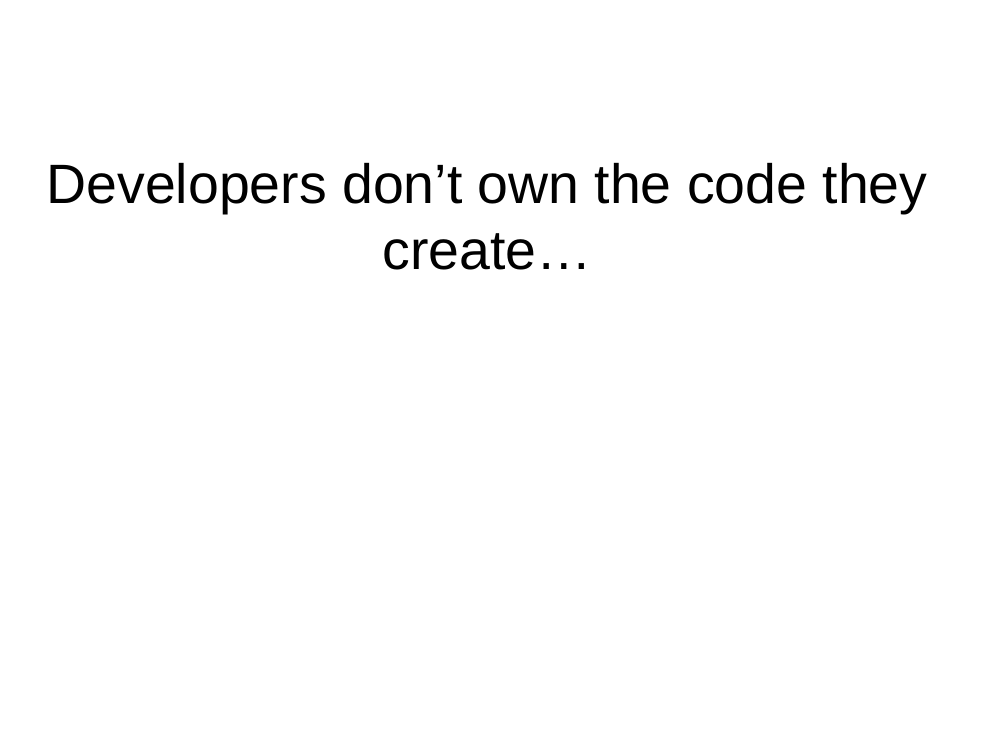
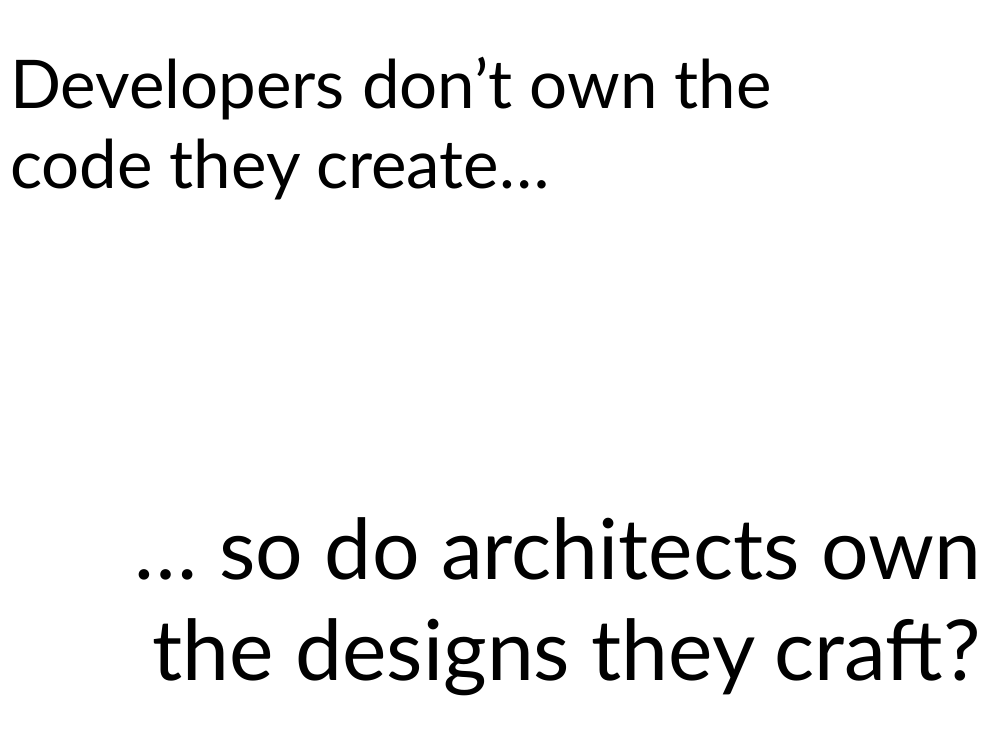
Before and after one commit to bsatrom/StrategicDesignPaper, a slide deck: slide 18 of ITARC Austin/Keeping Architectures Relevant.pptx (slide 44 before the commit). Drawn at 1008x756 pixels with LibreOffice and Linux fonts; fonts in the diff are those of the drawing. Boxes give left, top, right and bottom in pixels: in the first picture for what was removed or moved away, otherwise in the second. Text is boxed around its words. In the diff, an @@ line names an element or a change of style, - is before the commit and + after.

```diff
--- a/ITARC Austin/Keeping Architectures Relevant.pptx
+++ b/ITARC Austin/Keeping Architectures Relevant.pptx
@@ title "Developers don’t own the code ...": place and size @@
-title "Developers don’t own the code ..." at [47,162,928,270]
+title "Developers don’t own the code ..." at [10,56,772,200]
@@ title "Developers don’t own the code ..." at [10,56,772,200]: size 39.6 to 48 pt, font Arial to Lato; alignment centre to left @@
@@ text added at [153,517,981,696], 60 pt, text #000000 @@
+… so do architects own the designs they craft?
```
Also in this commit, not shown: 9 other slides changed, 17 slides added, 42 slides removed, 1 other file.
